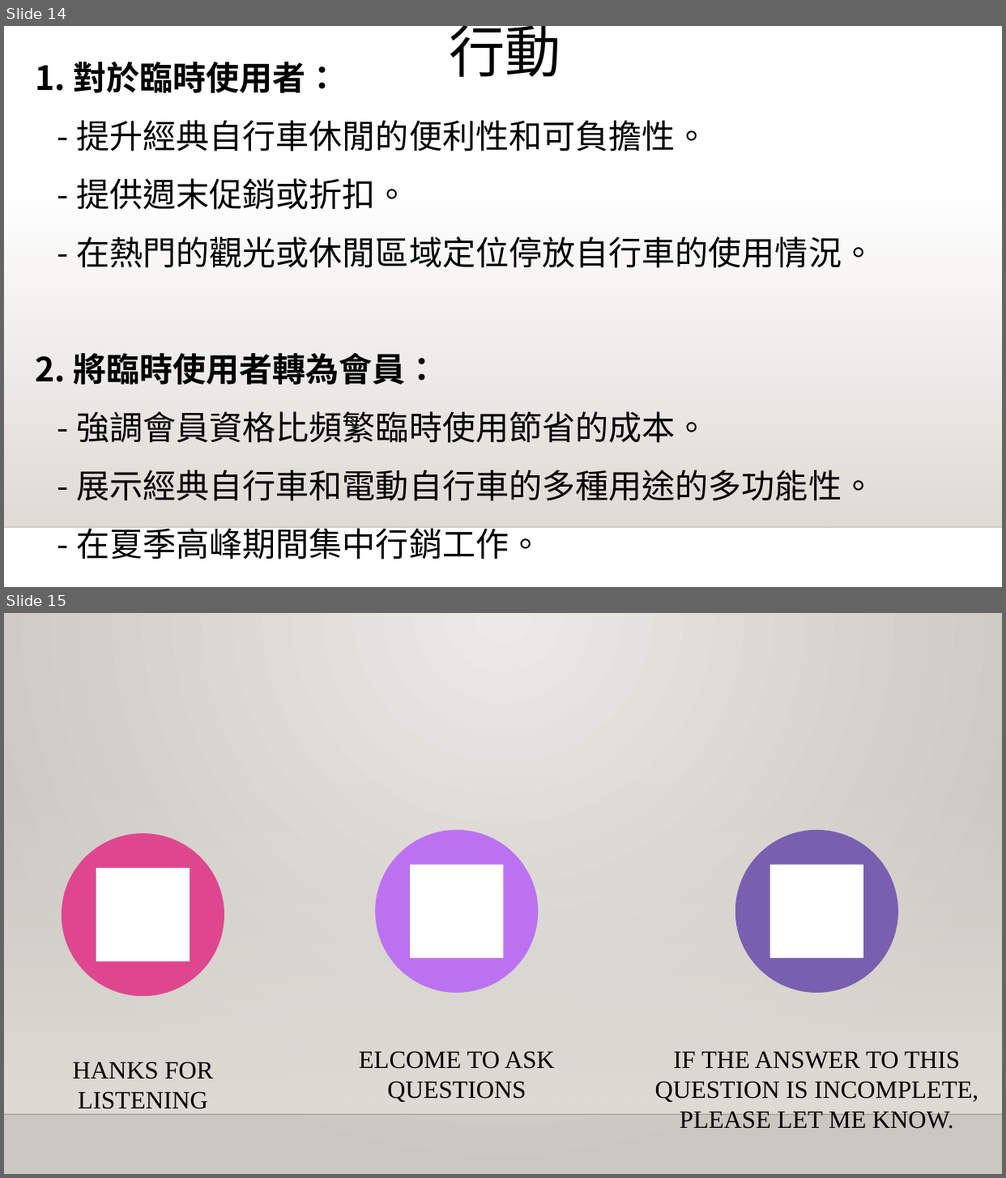
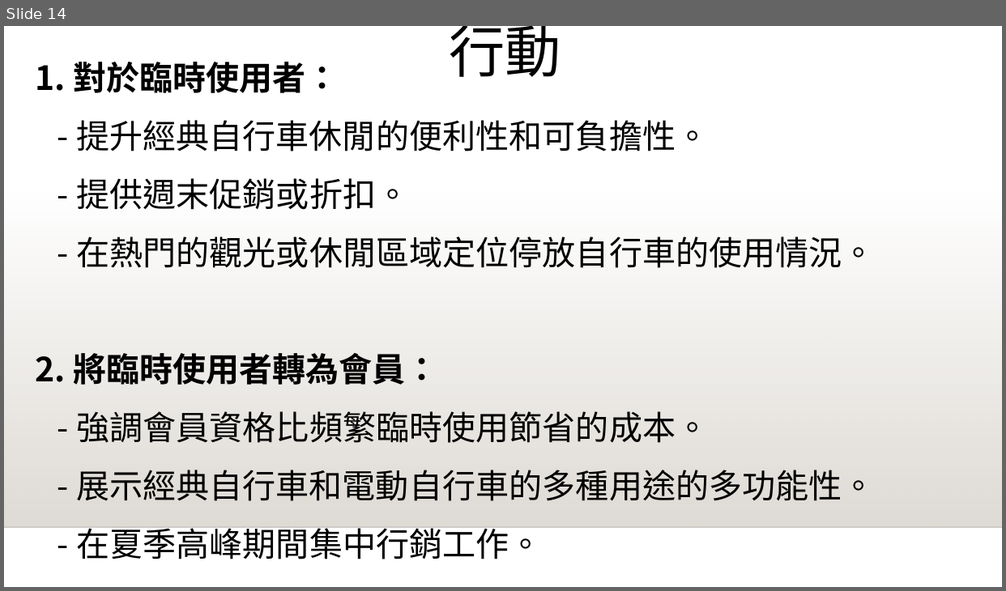
Before and after one commit to y4611676/Unanimous-Project, a slide deck: Analyze_project/Bike_Share/共享單車如何成功.pptx. Shown one above the other, each under a label of ours: slides 14 and 15 before the commit, slide 14 after it. The pictures are 1006x1178 and 1006x591 pixels, drawn with LibreOffice and Linux fonts; fonts in the diff are those of the drawing; background and template pictures are left out. Boxes give left, top, right and bottom in pixels: in the first picture for what was removed or moved away, otherwise in the second. Text is boxed around its words. In the diff, an @@ line names an element or a change of style, - is before the commit and + after.

```diff
--- a/Analyze_project/Bike_Share/共享單車如何成功.pptx
+++ b/Analyze_project/Bike_Share/共享單車如何成功.pptx
@@ slide 15 removed at (4, 613, 1002, 1174), background gradient #ECEAE7 to #CAC7C1; not listed: 2 template elements that a slide beside it also shows @@
@@ group removed at (62, 830, 978, 1129): 3 ellipses, 3 rectangles, 3 texts @@
-HANKS FOR LISTENING
-ELCOME TO ASK QUESTIONS
-IF THE ANSWER TO THIS QUESTION IS INCOMPLETE, PLEASE LET ME KNOW.
```
Also in this commit, not shown: 1 slide added, 1 other file.
